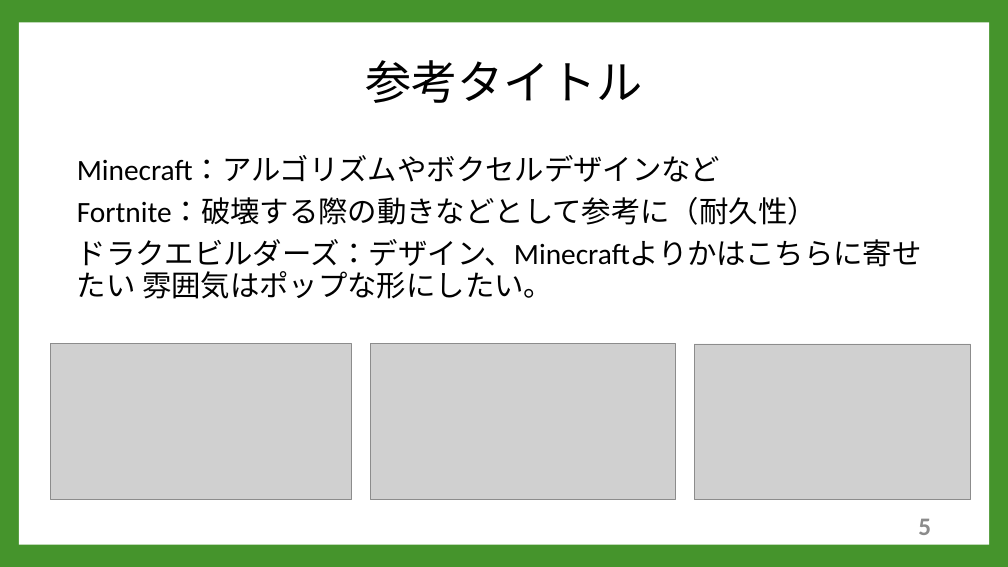
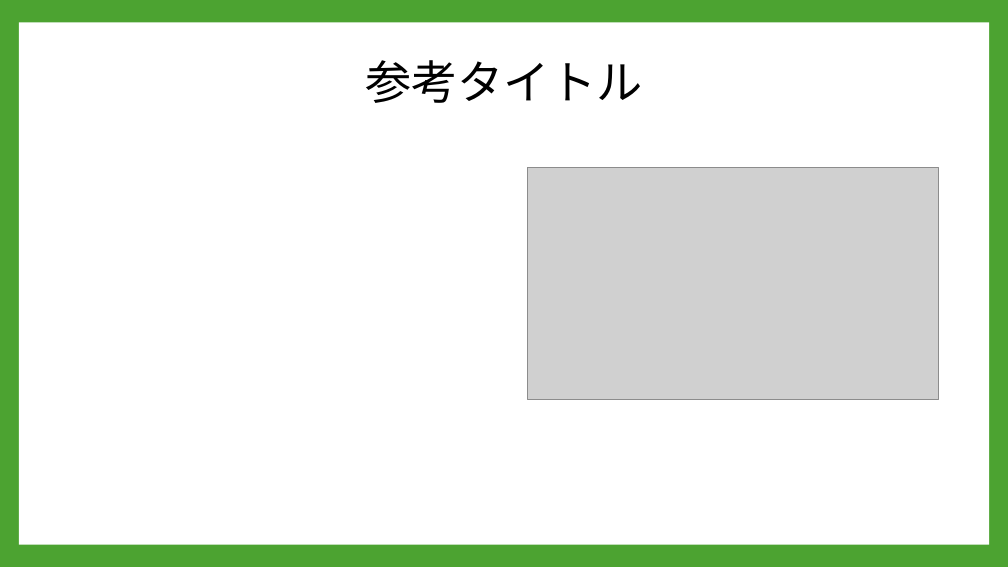
Before and after one commit to A23019/GC_A3_1, a slide deck: slide 15 of 企画/PowerPoint/企画案２.pptx (slide 6 before the commit). Drawn at 1008x567 pixels with LibreOffice and Linux fonts; fonts in the diff are those of the drawing; grey boxes stand for pictures; background and template pictures are left out. Boxes give left, top, right and bottom in pixels: in the first picture for what was removed or moved away, otherwise in the second. Text is boxed around its words. In the diff, an @@ line names an element or a change of style, - is before the commit and + after.

Commit message:
企画２ブラッシュアップ

```diff
--- a/企画/PowerPoint/企画案２.pptx
+++ b/企画/PowerPoint/企画案２.pptx
@@ background #45942C to #4CA331 @@
@@ text removed at [77,155,922,299] @@
-Minecraft：アルゴリズムやボクセルデザインなど
-Fortnite：破壊する際の動きなどとして参考に（耐久性）
-ドラクエビルダーズ：デザイン、Minecraftよりかはこちらに寄せたい 雰囲気はポップな形にしたい。
@@ picture: place and size @@
-picture at [371,344,676,500]
+picture at [528,168,938,399]
@@ picture removed at [51,344,352,500] @@
@@ picture removed at [694,344,971,500] @@
@@ page number removed at [918,518,931,535] @@
-5
```
Also in this commit, not shown: 5 other slides changed, 11 slides added, 1 slide removed, 4 other files.
